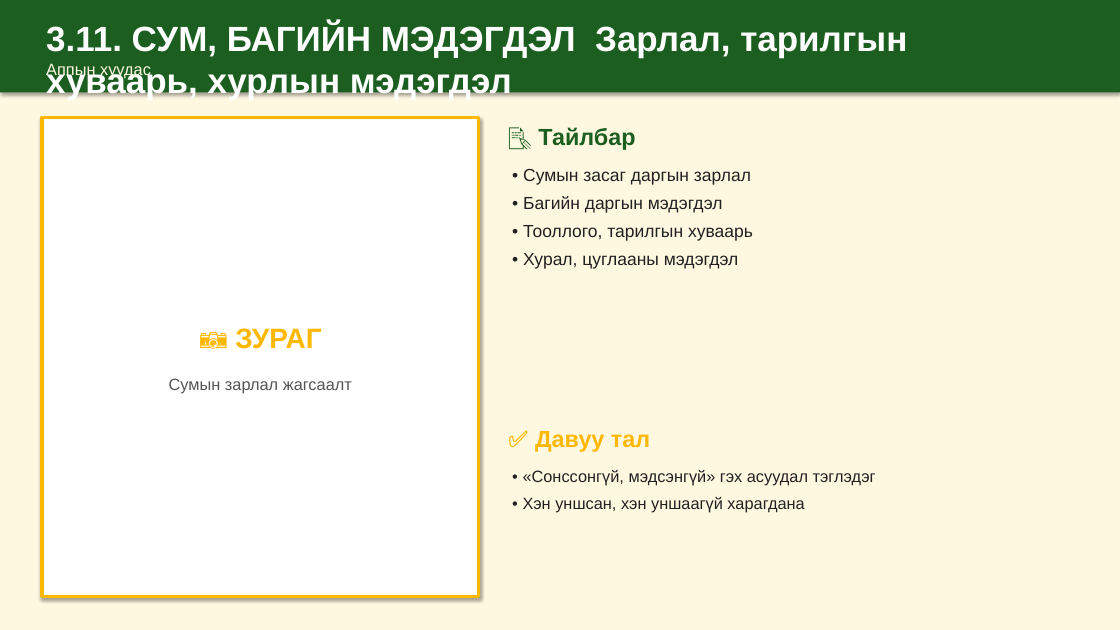
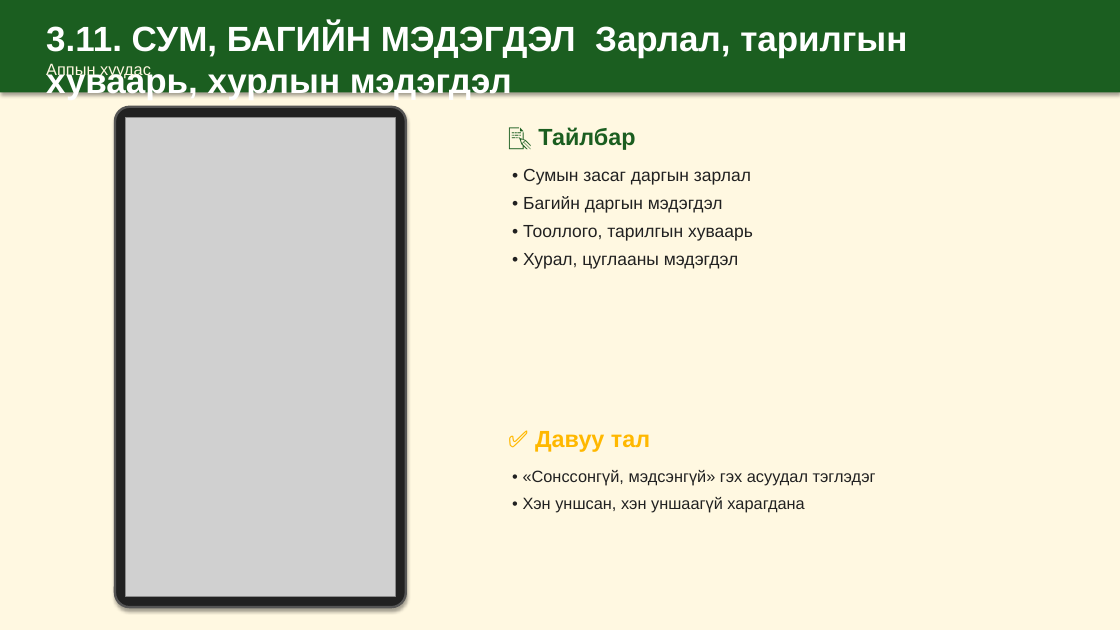
Before and after one commit to mendsaikhanch-stack/malchin-app, a slide deck: slide 14 of docs/bag-darga-tanilsuulga.pptx. Drawn at 1120x630 pixels with LibreOffice and Linux fonts; fonts in the diff are those of the drawing; grey boxes stand for pictures. Boxes give left, top, right and bottom in pixels: in the first picture for what was removed or moved away, otherwise in the second. Text is boxed around its words. In the diff, an @@ line names an element or a change of style, - is before the commit and + after.

```diff
--- a/docs/bag-darga-tanilsuulga.pptx
+++ b/docs/bag-darga-tanilsuulga.pptx
@@ rectangle removed at [42,118,479,597] @@
-📷 ЗУРАГ
-Сумын зарлал жагсаалт
@@ rounded rectangle added at [115,107,406,607], fill #212121, outline #555555 2 pt @@
@@ picture added at [126,118,396,597] @@
```
Also in this commit, not shown: 12 other slides changed, 16 other files.
